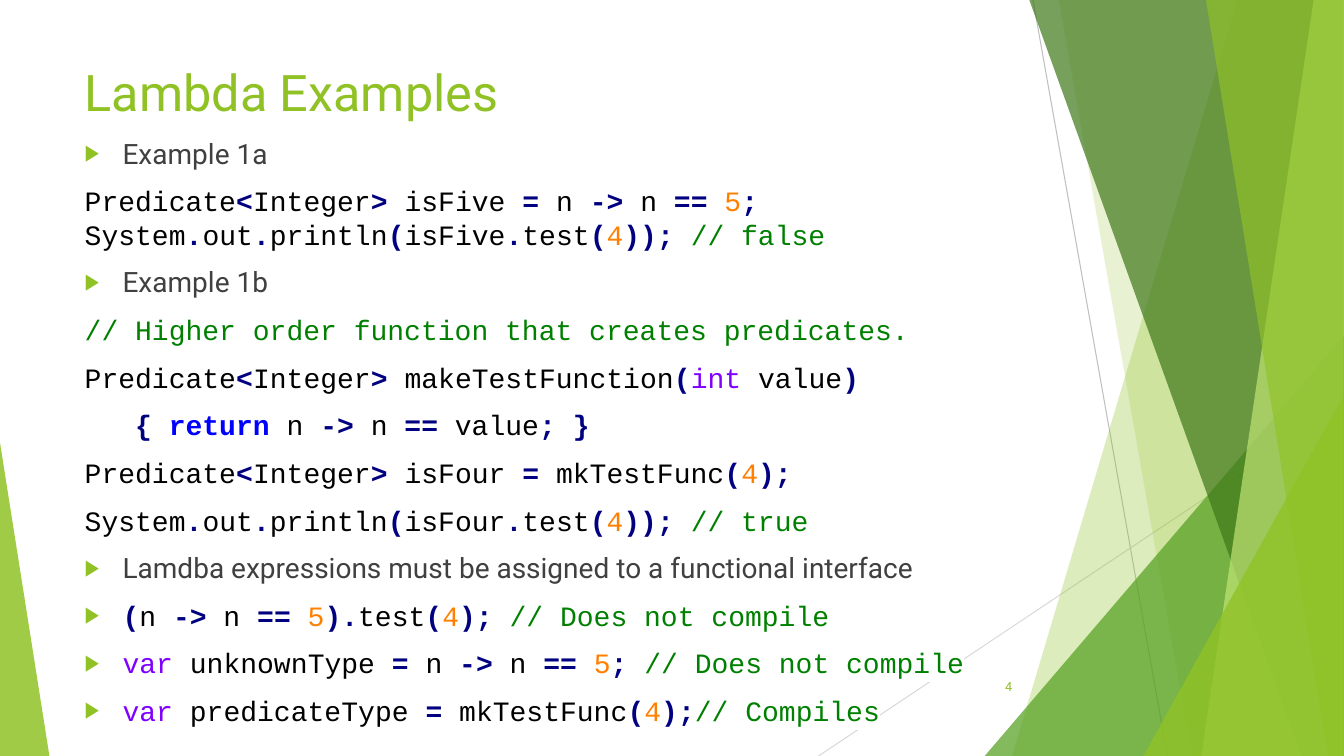
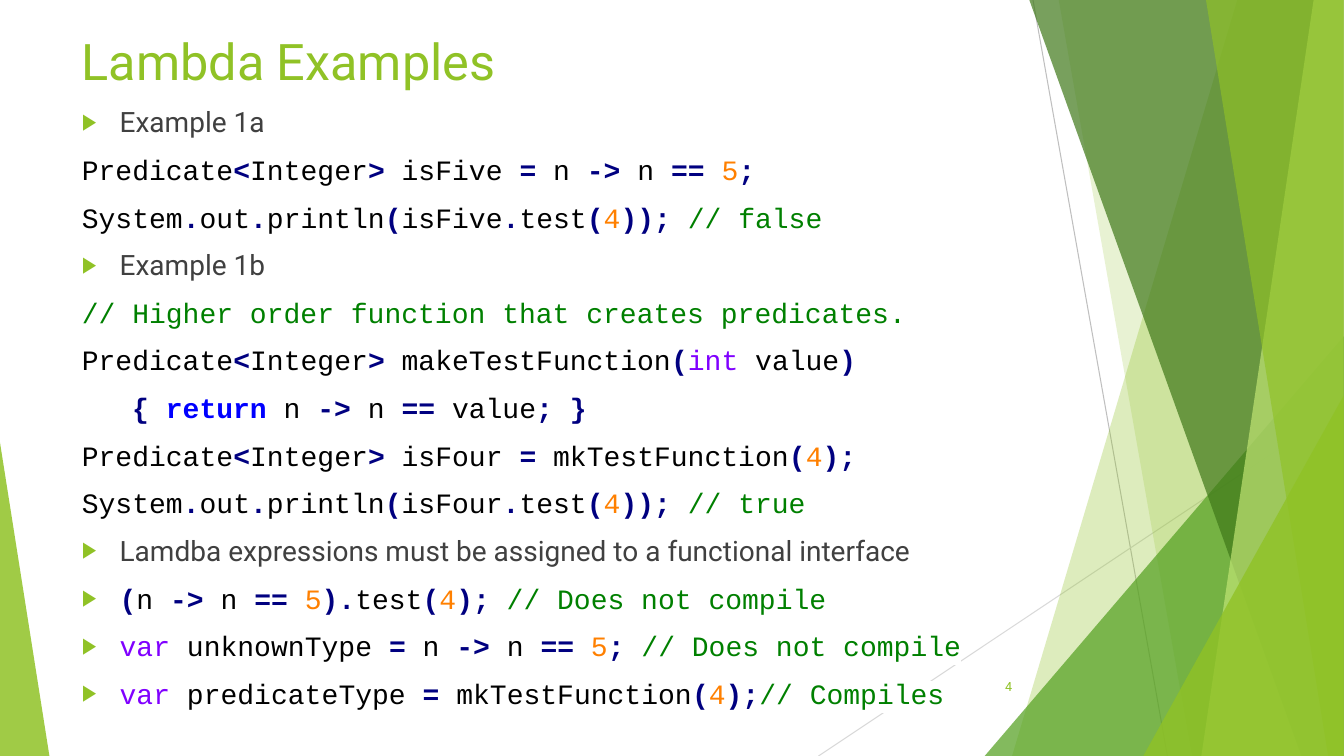
Before and after one commit to RichardRoda/2017-CodePaLOUsa-Lambda, a slide deck: slide 4 of Learning to Love the Lambda in the Stream.pptx. Drawn at 1344x756 pixels with LibreOffice and Linux fonts; fonts in the diff are those of the drawing. Boxes give left, top, right and bottom in pixels: in the first picture for what was removed or moved away, otherwise in the second. Text is boxed around its words. In the diff, an @@ line names an element or a change of style, - is before the commit and + after.

```diff
--- a/Learning to Love the Lambda in the Stream.pptx
+++ b/Learning to Love the Lambda in the Stream.pptx
@@ title "Lambda Examples": place and size @@
-title "Lambda Examples" at (85, 73, 498, 122)
+title "Lambda Examples" at (82, 42, 495, 91)
@@ text "Example 1a": place and size @@
-text "Example 1a" at (85, 143, 964, 727)
+text "Example 1a" at (82, 111, 961, 710)
@@ text at (82, 160, 822, 234): text changed @@
-Predicate<Integer> isFive = n -> n == 5; System.out.println(isFive.test(4)); // false
+Predicate<Integer> isFive = n -> n == 5;
+System.out.println(isFive.test(4)); // false
@@ text at (82, 446, 856, 472): text changed @@
-Predicate<Integer> isFour = mkTestFunc(4);
+Predicate<Integer> isFour = mkTestFunction(4);
@@ text at (120, 684, 945, 710): text changed @@
-▶ var predicateType = mkTestFunc(4);// Compiles
+▶ var predicateType = mkTestFunction(4);// Compiles
```
Also in this commit, not shown: 8 other slides changed.
